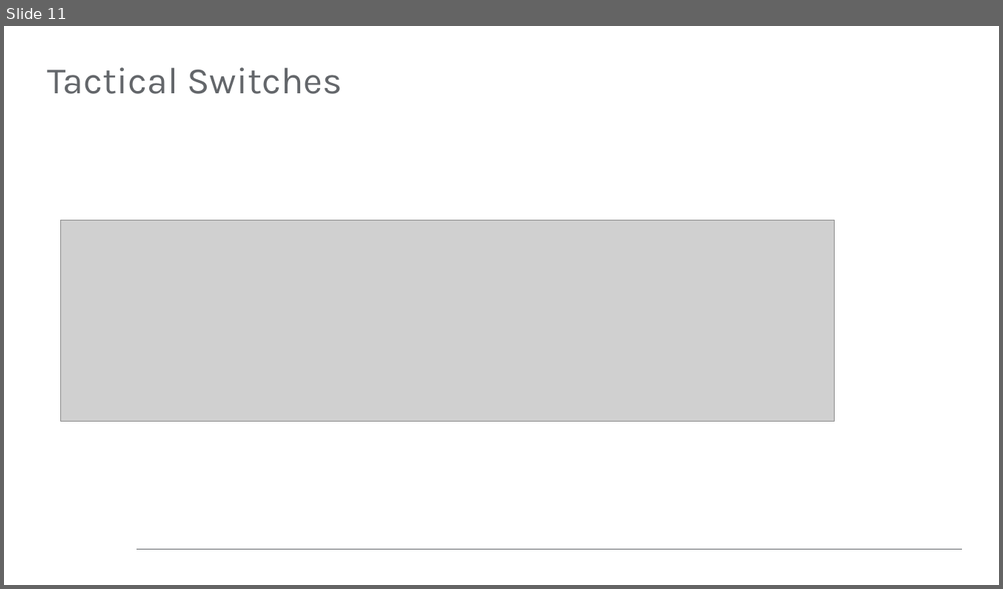
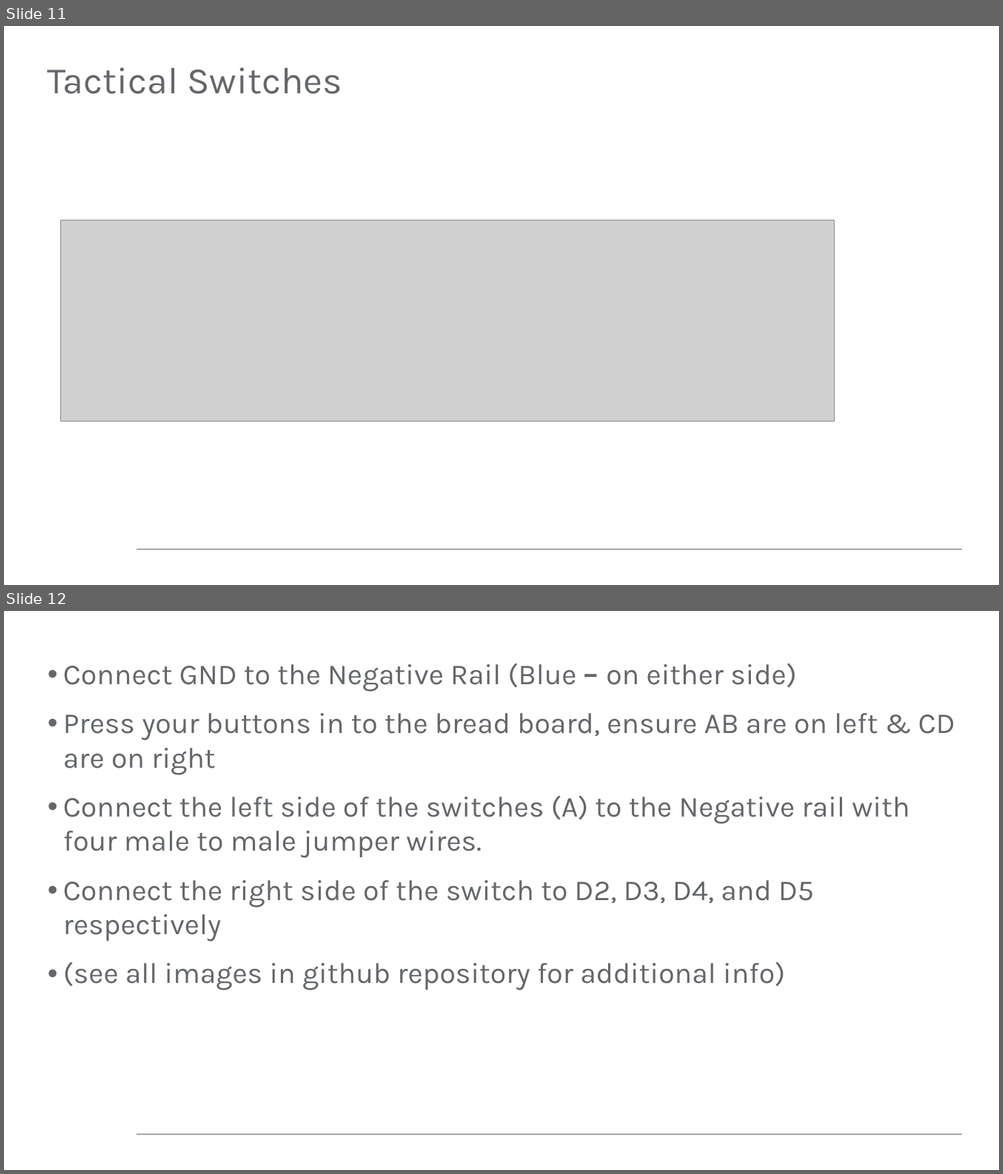
Before and after one commit to pilotdeveloper/sensors_lab, a slide deck: class-guide.pptx. Shown one above the other, each under a label of ours: slide 11 before the commit, slides 11 and 12 after it. The pictures are 1003x589 and 1003x1174 pixels, drawn with LibreOffice and Linux fonts; fonts in the diff are those of the drawing; grey boxes stand for pictures; background and template pictures are left out. Boxes give left, top, right and bottom in pixels: in the first picture for what was removed or moved away, otherwise in the second. Text is boxed around its words. In the diff, an @@ line names an element or a change of style, - is before the commit and + after.

Commit message:
added info

```diff
--- a/class-guide.pptx
+++ b/class-guide.pptx
@@ slide 12 added at (4,611,999,1170), background #FFFFFF; not listed: 1 template element that a slide beside it also shows @@
@@ text added at (63,664,955,991), 28 pt, text #63666A @@
+• Connect GND to the Negative Rail (Blue – on either side)
+• Press your buttons in to the bread board, ensure AB are on left & CD are on right
+• Connect the left side of the switches (A) to the Negative rail with four male to male jumper wires.
+• Connect the right side of the switch to D2, D3, D4, and D5 respectively
+• (see all images in github repository for additional info)
```
Also in this commit, not shown: 1 slide changed, 8 other files.
